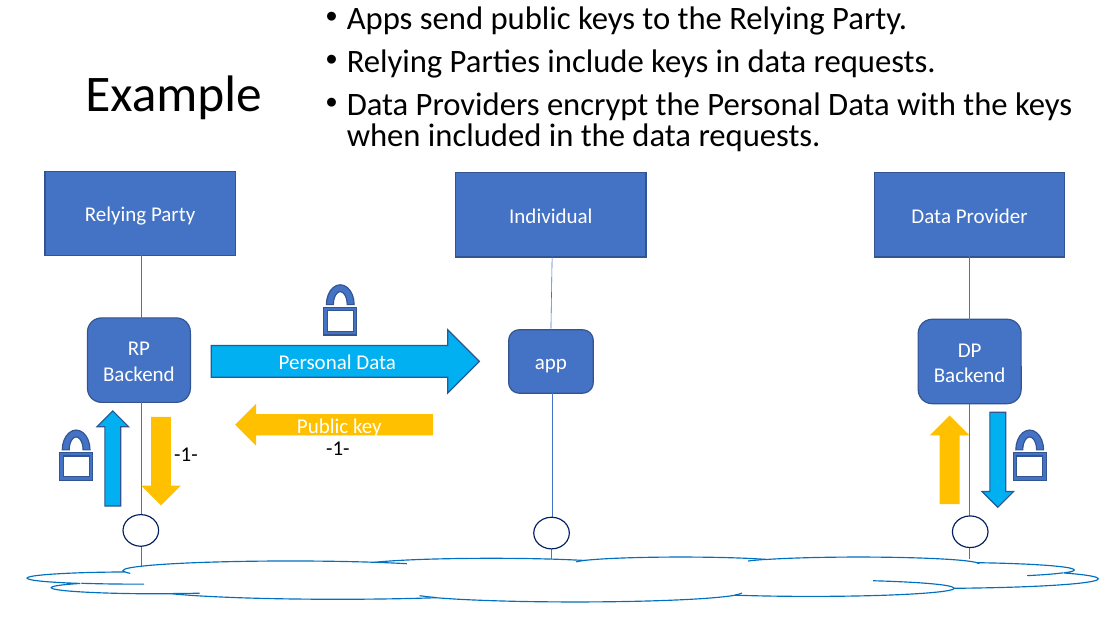
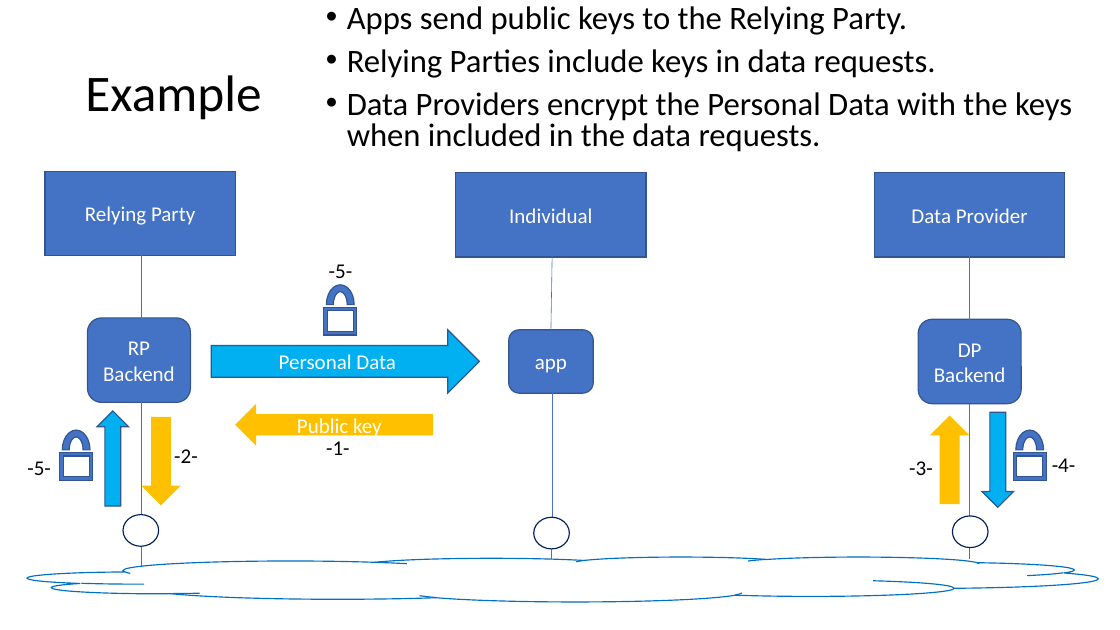
Before and after one commit to qiyfoundation/Qiy-Scheme, a slide deck: slide 7 of end-to-end encryption/QS WSFT Meeting 2019-06-09.pptx. Drawn at 1120x630 pixels with LibreOffice and Linux fonts; fonts in the diff are those of the drawing. Boxes give left, top, right and bottom in pixels: in the first picture for what was removed or moved away, otherwise in the second. Text is boxed around its words. In the diff, an @@ line names an element or a change of style, - is before the commit and + after.

Commit message:
Update QS WSFT Meeting 2019-06-09.pptx
Fixes

```diff
--- a/end-to-end encryption/QS WSFT Meeting 2019-06-09.pptx
+++ b/end-to-end encryption/QS WSFT Meeting 2019-06-09.pptx
@@ text added at (329,264,352,278), 18 pt, text #000000 @@
+-5-
@@ text at (174,449,197,463): text changed @@
--1-
+-2-
@@ text added at (27,461,50,475), 18 pt, text #000000 @@
+-5-
@@ text added at (909,461,932,475), 18 pt, text #000000 @@
+-3-
@@ text added at (1052,458,1075,472), 18 pt, text #000000 @@
+-4-
```
